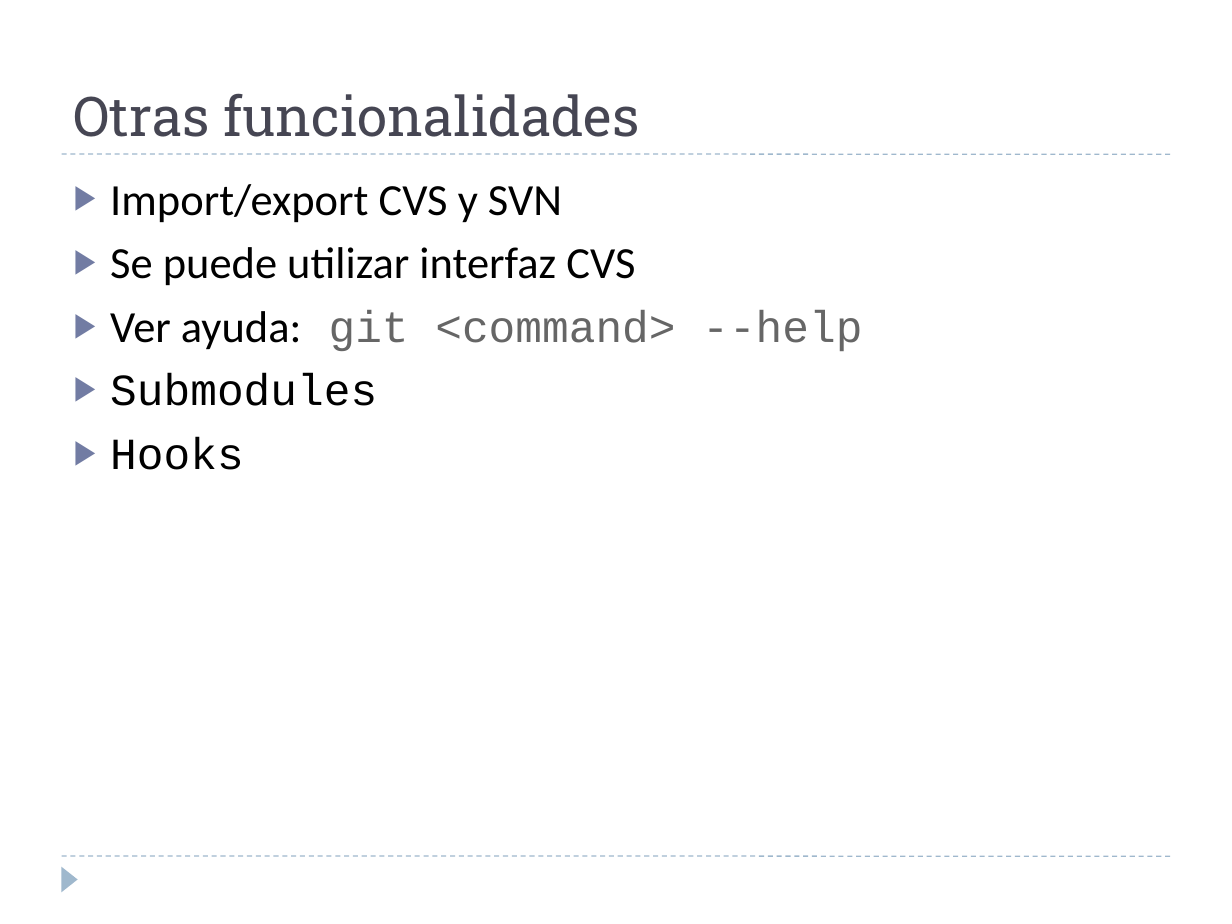
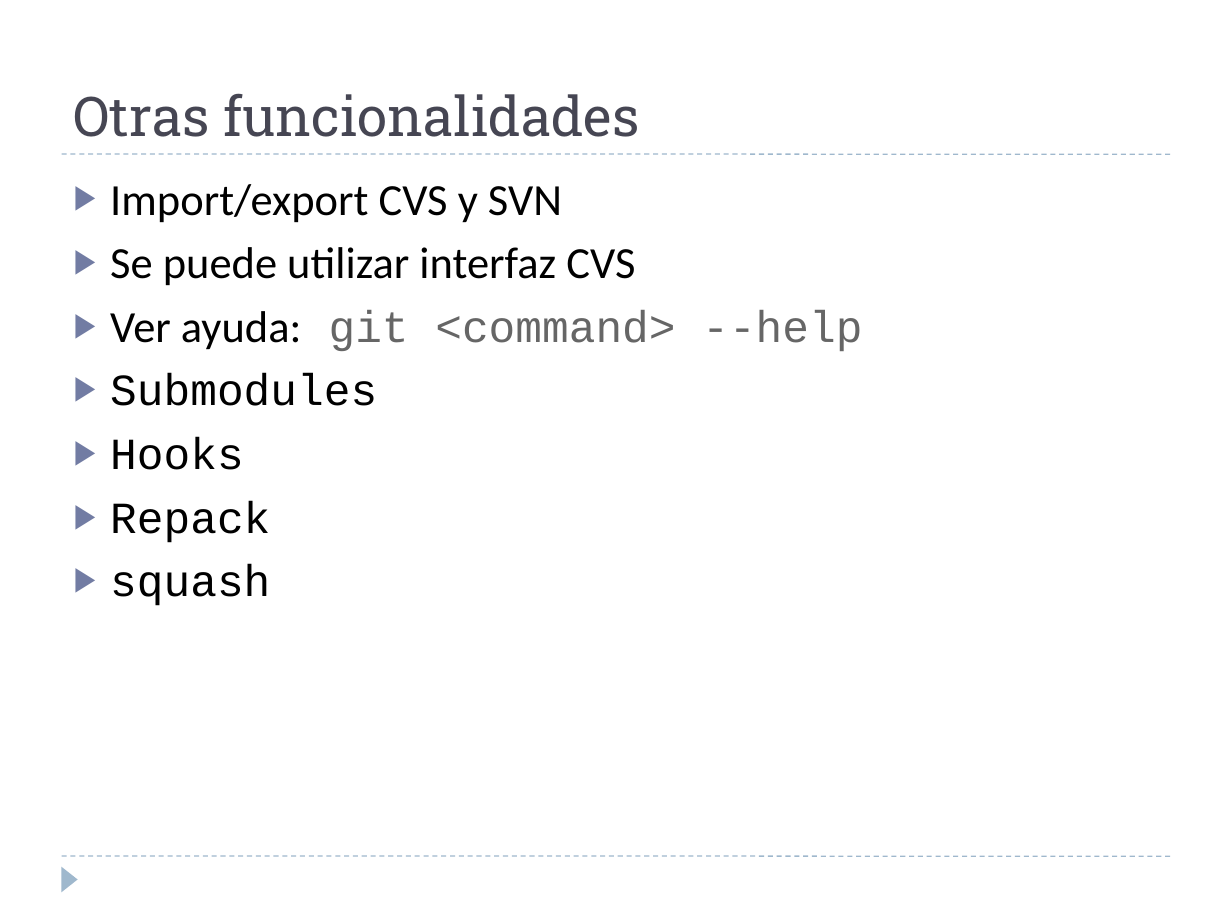
Before and after one commit to martina-if/curso_git, a slide deck: slide 59 of GIT.ppt (slide 50 before the commit). Drawn at 1232x924 pixels with LibreOffice and Linux fonts; fonts in the diff are those of the drawing. Boxes give left, top, right and bottom in pixels: in the first picture for what was removed or moved away, otherwise in the second. Text is boxed around its words. In the diff, an @@ line names an element or a change of style, - is before the commit and + after.

```diff
--- a/GIT.ppt
+++ b/GIT.ppt
@@ text at <box>110,501,270,606</box>: paragraphs added @@
+▶ Repack
+▶ squash
```
Also in this commit, not shown: 4 other slides changed, 9 slides added.
